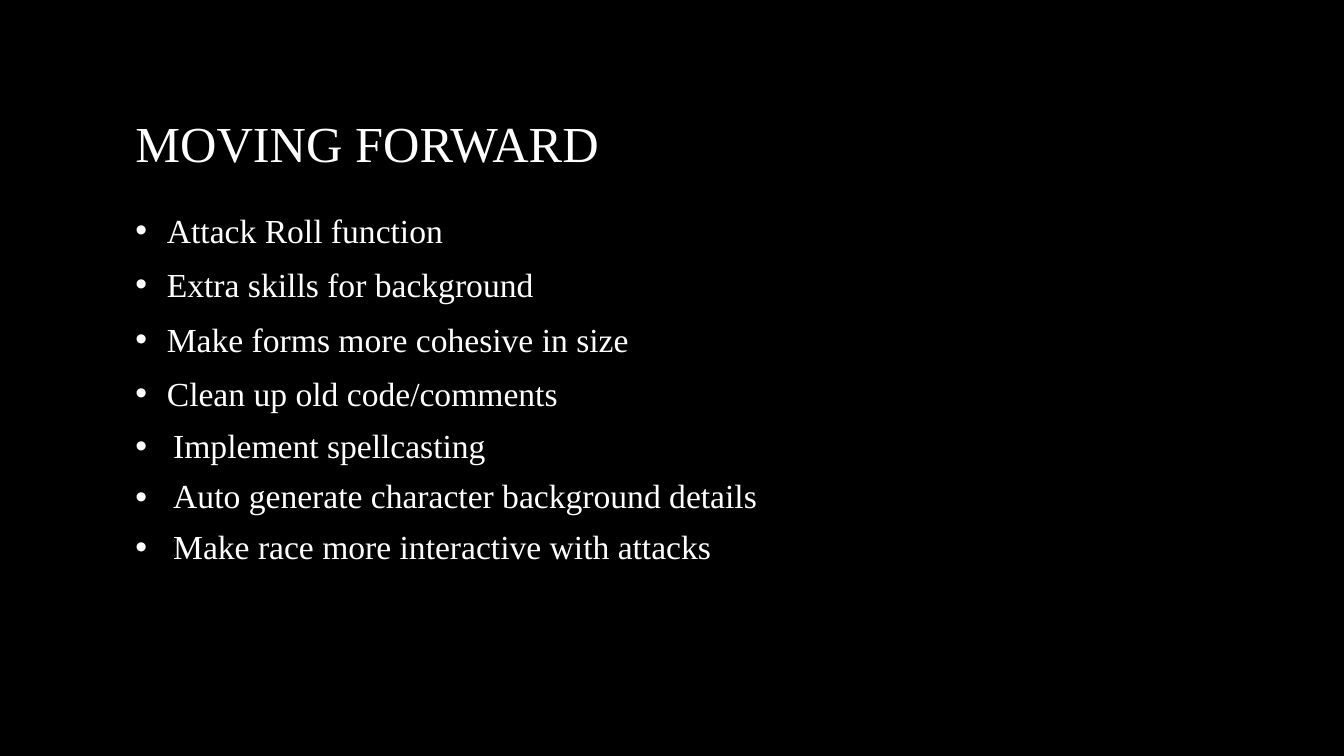
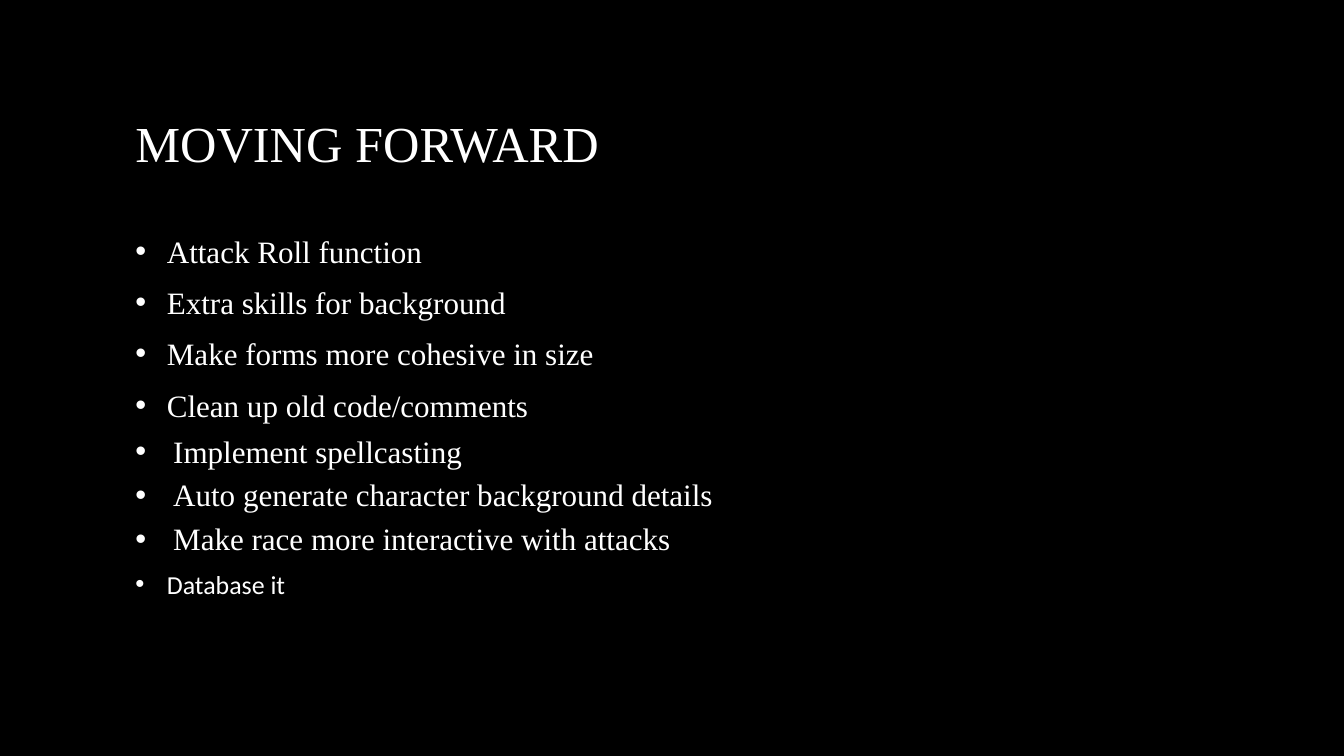
Before and after one commit to TTTriplicate/DnDCharGenerator, a slide deck: slide 5 of FinalProject/DnDPresentation.pptx. Drawn at 1344x756 pixels with LibreOffice and Linux fonts; fonts in the diff are those of the drawing; background and template pictures are left out. Boxes give left, top, right and bottom in pixels: in the first picture for what was removed or moved away, otherwise in the second. Text is boxed around its words. In the diff, an @@ line names an element or a change of style, - is before the commit and + after.

```diff
--- a/FinalProject/DnDPresentation.pptx
+++ b/FinalProject/DnDPresentation.pptx
@@ text at bbox=[167, 241, 713, 551]: size 24 to 22.2 pt; line spacing 0.97 to 0.87 @@
@@ text at bbox=[167, 576, 286, 595]: paragraph added @@
+• Database it
```
